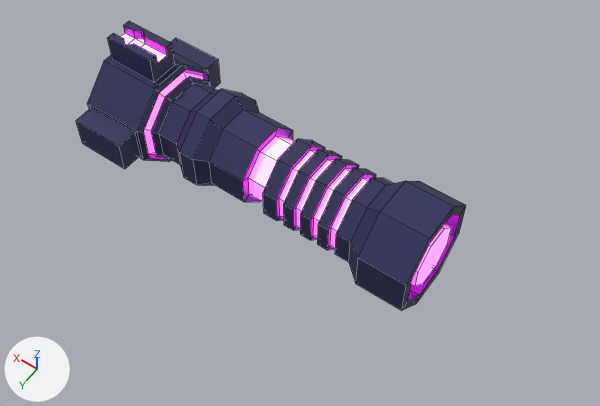
An edit to the Blender file SpaceInvader/Blends/Sharpshooter_1.blend, drawn before and after from the same camera.
Camera for both pictures: a camera (50 mm lens) standing at (-2.24, 2.53, 3.79) and looking at (-0.5, 0.1, -0.03). The lights are fixed; the arrows at lower left show +X, +Y and +Z. Mesh edges are drawn as thin lines.

The scene before the commit, as lines of its bpy script (objects in view):
```python
me_cube_001 = bpy.data.meshes.new('Cube.001')
me_cube_001.from_pydata(...)  # 368 vertices, 354 faces; spans x -1.34..0.94, y -0.46..0.46, z -0.33..0.5
# faces by material slot: [291, 63]
me_cube_001.materials.append(mat_ss_main)  # dark blue #2a2c58
me_cube_001.materials.append(mat_ss_glow)  # white #f8fff7
ob_cube = bpy.data.objects.new('Cube', me_cube_001)
ob_cube.location = (0.0, 0.0, 0.0)
```
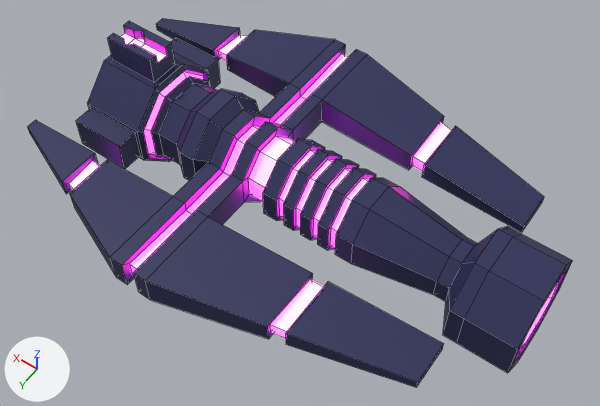
What differs and where, as boxes [x1, y1, x2, y2] in the pictures (600 x 406 px):
'Cube', reshaped (40% wider, 27% taller)
    before: [76, 21, 466, 311]
    after: [27, 19, 573, 387]
part 1 of me_cube_001, built on
    before: [209, 110, 465, 311]
    after: [27, 19, 572, 387]

The change in detail:
me_cube_001 is used by ob_cube; location (0.0, 0.0, 0.0).
me_cube_001 had 368 vertices, 354 faces and spanned x -1.34..0.94, y -0.46..0.46, z -0.33..0.5.
me_cube_001 now has 552 vertices, 538 faces and spans x -1.98..1.19, y -1.08..1.08, z -0.33..0.5.
Part 1, on me_cube_001:
16 faces are deleted.
8 vertices in x -1.33, y -0.18..0.18, z -0.18..0.18 move by (-0.64, 0.0, 0.0).
8 vertices in x -0.94, y -0.25..0.25, z -0.25..0.25 move by (-0.02, 0.0, 0.0).
40 vertices move from x -1.34..-1.04, y -0.32..0.32, z -0.32..0.32 to x -1.98..-1.44, y -0.32..0.32, z -0.32..0.32.
90 vertices are added at x -1.98..1.19, y -1.03..1.03, z -0.26..0.26.
8 new vertices lie (0.1, 0.0, 0.0) away from vertices in x -1.33, y -0.18..0.18, z -0.18..0.18.
8 new vertices lie (0.08, 0.0, 0.0) away from vertices in x -0.2, y -0.25..0.25, z -0.25..0.25.
8 new vertices lie (-0.08, 0.0, 0.0) away from vertices in x 0.05, y -0.25..0.25, z -0.25..0.25.
8 new vertices lie (0.0, -0.31, 0.0) away from vertices in x -0.2..0.05, y -0.25, z -0.1..0.1.
8 new vertices lie (0.0, 0.31, 0.0) away from vertices in x -0.2..0.05, y 0.25, z -0.1..0.1.
8 new vertices lie (0.0, -0.52, 0.0) away from vertices in x -0.2..0.05, y -0.56, z -0.1..0.1.
8 new vertices lie (0.0, 0.52, 0.0) away from vertices in x -0.2..0.05, y 0.56, z -0.1..0.1.
14 new vertices lie (0.0, 0.0, 0.06) away from vertices in x -1.65..1.19, y -0.86..0.86, z -0.03.
12 new vertices lie (0.09, 0.0, 0.0) away from vertices in x -0.97..-0.12, y -1.03..1.03, z -0.18..0.18.
12 new vertices lie (0.0, 0.0, 0.12) away from vertices in x -0.97..0.67, y -0.88..0.88, z -0.06.
160 new faces join them, mat_ss_main (dark blue #2a2c58).
40 new faces join them, mat_ss_glow (white #f8fff7).
